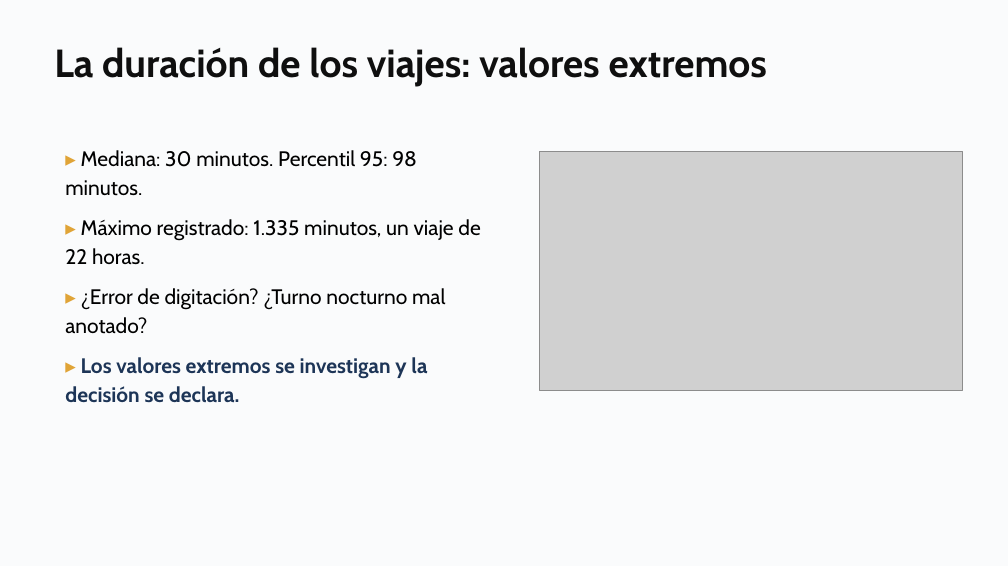
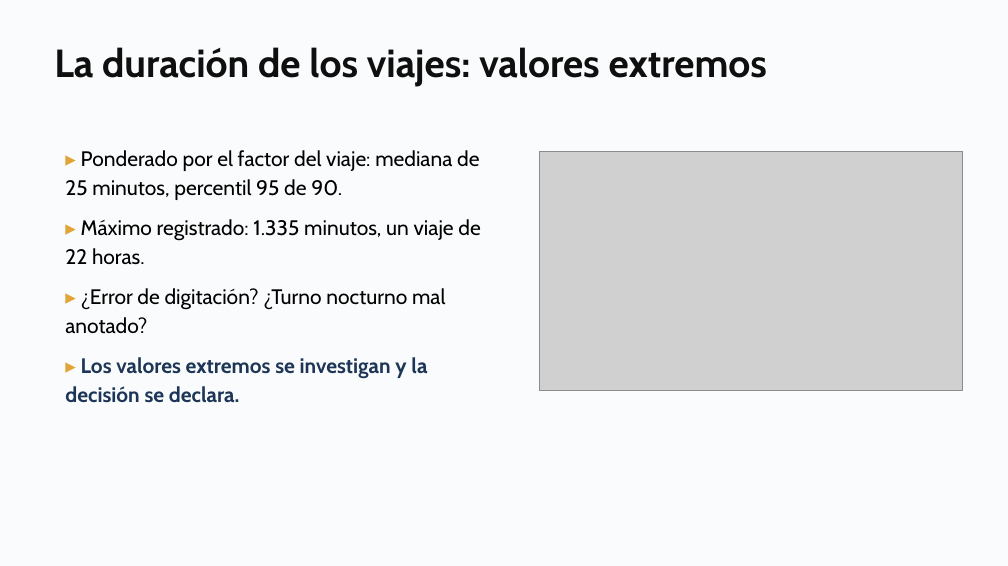
Before and after one commit to daniopitz/cienciadatos, a slide deck: slide 30 of presentaciones/clase02_pandas_eda.pptx (slide 29 before the commit). Drawn at 1008x566 pixels with LibreOffice and Linux fonts; fonts in the diff are those of the drawing; grey boxes stand for pictures. Boxes give left, top, right and bottom in pixels: in the first picture for what was removed or moved away, otherwise in the second. Text is boxed around its words. In the diff, an @@ line names an element or a change of style, - is before the commit and + after.

```diff
--- a/presentaciones/clase02_pandas_eda.pptx
+++ b/presentaciones/clase02_pandas_eda.pptx
@@ text at (x1=65, y1=150, x2=479, y2=200): text changed @@
-▸ Mediana: 30 minutos. Percentil 95: 98 minutos.
+▸ Ponderado por el factor del viaje: mediana de 25 minutos, percentil 95 de 90.
```
Also in this commit, not shown: 4 other slides changed, 1 slide added, 2 other files.
